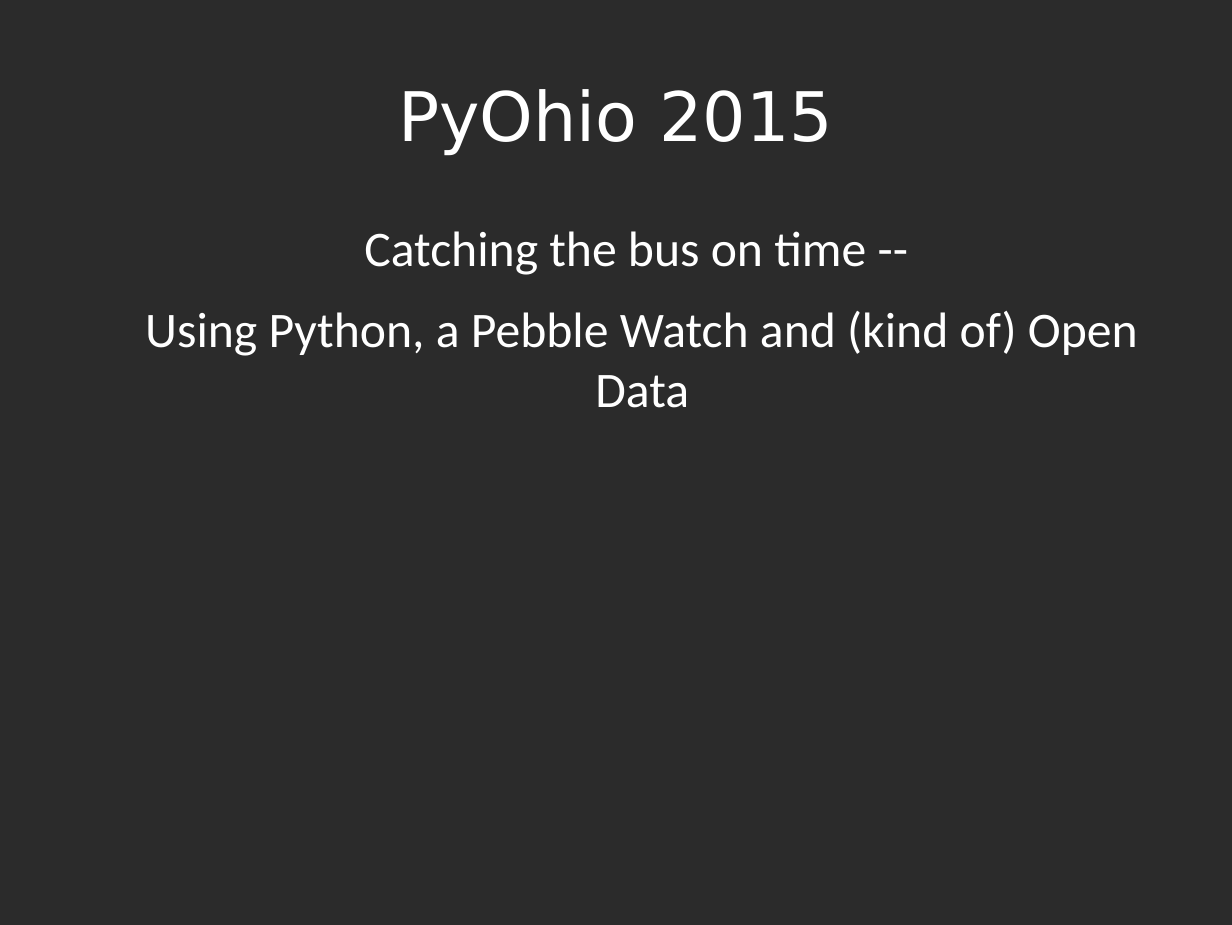
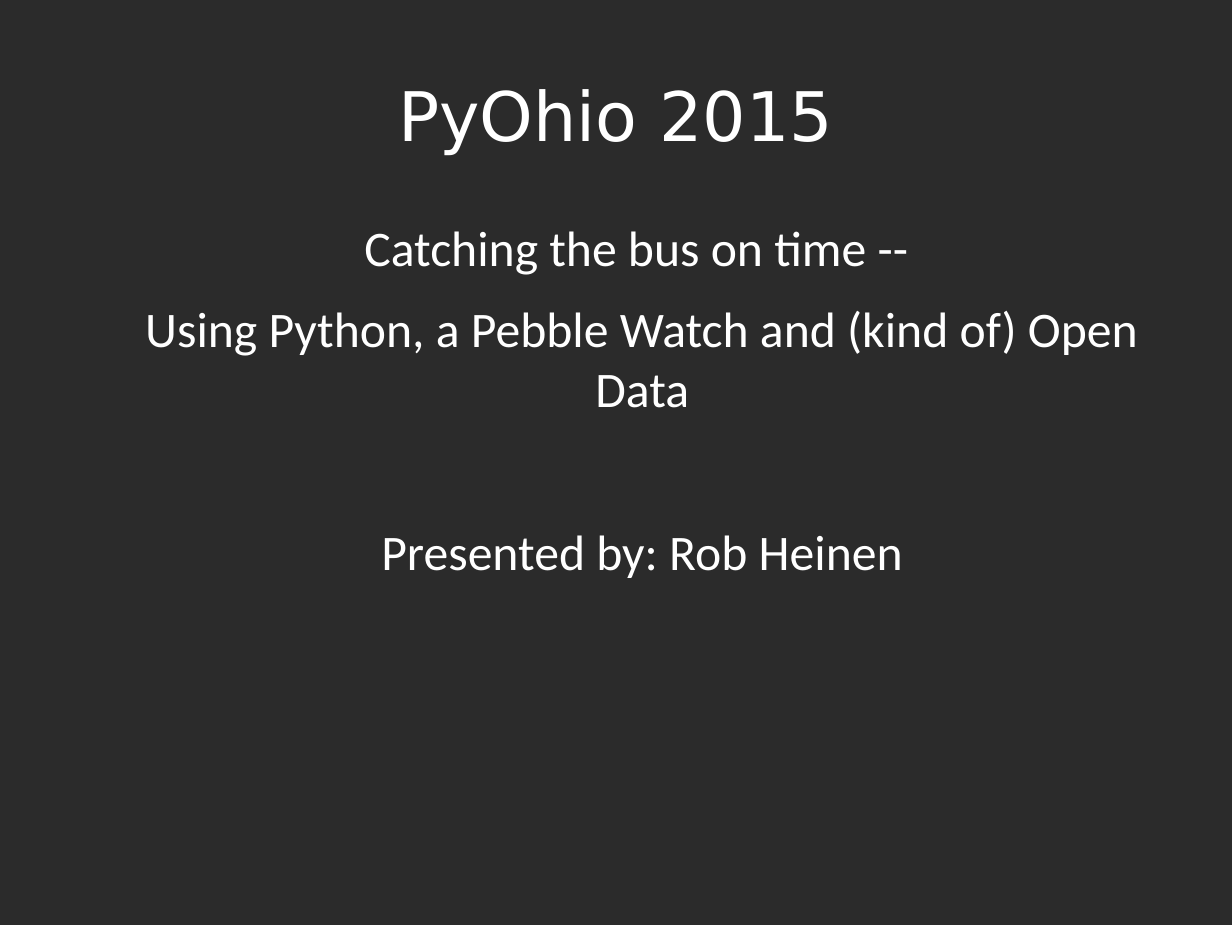
Before and after one commit to bormesh/buspebble, a slide deck: slide 1 of docs/pyohio talk.odp. Drawn at 1232x925 pixels with LibreOffice and Linux fonts; fonts in the diff are those of the drawing; background and template pictures are left out; a plain dark background stands for a picture behind light text. Boxes give left, top, right and bottom in pixels: in the first picture for what was removed or moved away, otherwise in the second. Text is boxed around its words. In the diff, an @@ line names an element or a change of style, - is before the commit and + after.

```diff
--- a/docs/pyohio talk.odp
+++ b/docs/pyohio talk.odp
@@ text at (x1=381, y1=535, x2=903, y2=578): paragraph added @@
+Presented by: Rob Heinen
```
Also in this commit, not shown: 5 other slides changed, 2 other files.
